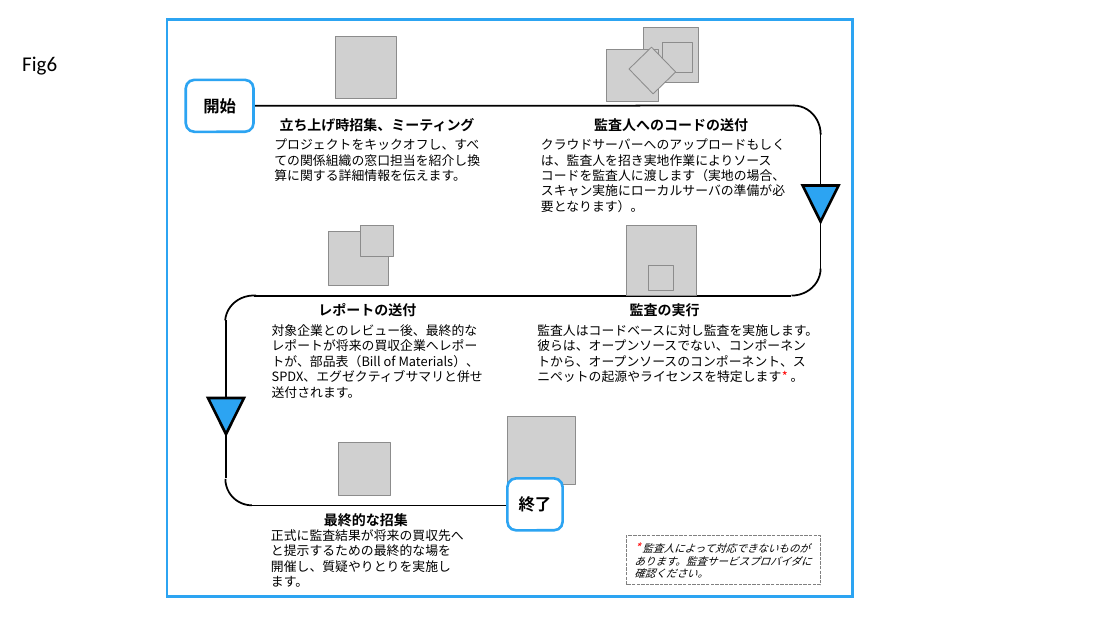
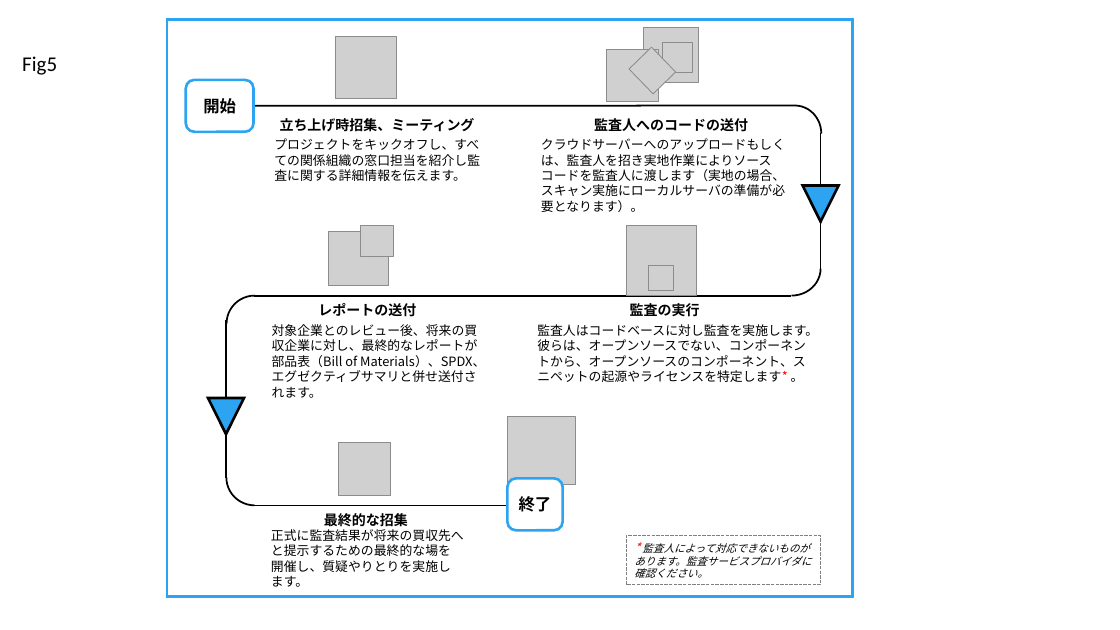
Before and after one commit to lf-j/Misc, a slide deck: slide 10 of OPEN SOURCE AUDITS IN MERGER AND ACQUISITION TRANSACTIONS/RC/Figures_M&A_paper_JP.pptx. Drawn at 1120x630 pixels with LibreOffice and Linux fonts; fonts in the diff are those of the drawing; grey boxes stand for pictures. Boxes give left, top, right and bottom in pixels: in the first picture for what was removed or moved away, otherwise in the second. Text is boxed around its words. In the diff, an @@ line names an element or a change of style, - is before the commit and + after.

```diff
--- a/OPEN SOURCE AUDITS IN MERGER AND ACQUISITION TRANSACTIONS/RC/Figures_M&A_paper_JP.pptx
+++ b/OPEN SOURCE AUDITS IN MERGER AND ACQUISITION TRANSACTIONS/RC/Figures_M&A_paper_JP.pptx
@@ text at box(22, 56, 57, 75): text changed @@
-Fig6
+Fig5
@@ text at box(274, 138, 480, 181): text changed @@
-プロジェクトをキックオフし、すべての関係組織の窓口担当を紹介し換算に関する詳細情報を伝えます。
+プロジェクトをキックオフし、すべての関係組織の窓口担当を紹介し監査に関する詳細情報を伝えます。
@@ arc (boxed as its full ellipse) at box(227, 296, 283, 352): rotation 274 to 270 degrees @@
@@ text at box(272, 324, 485, 398): text changed @@
-対象企業とのレビュー後、最終的なレポートが将来の買収企業へレポートが、部品表（Bill of Materials）、SPDX、エグゼクティブサマリと併せ送付されます。
+対象企業とのレビュー後、将来の買収企業に対し、最終的なレポートが部品表（Bill of Materials）、SPDX、エグゼクティブサマリと併せ送付されます。
@@ arc (boxed as its full ellipse): place and size @@
-arc (boxed as its full ellipse) at box(225, 453, 278, 506)
+arc (boxed as its full ellipse) at box(227, 450, 283, 506)
```
Also in this commit, not shown: 12 other slides changed, 2 other files.
